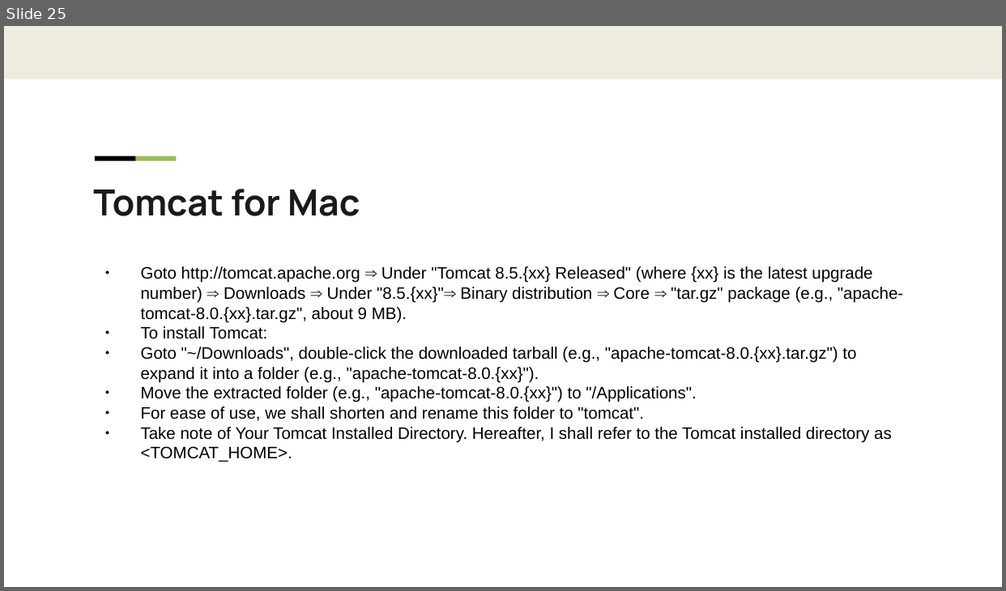
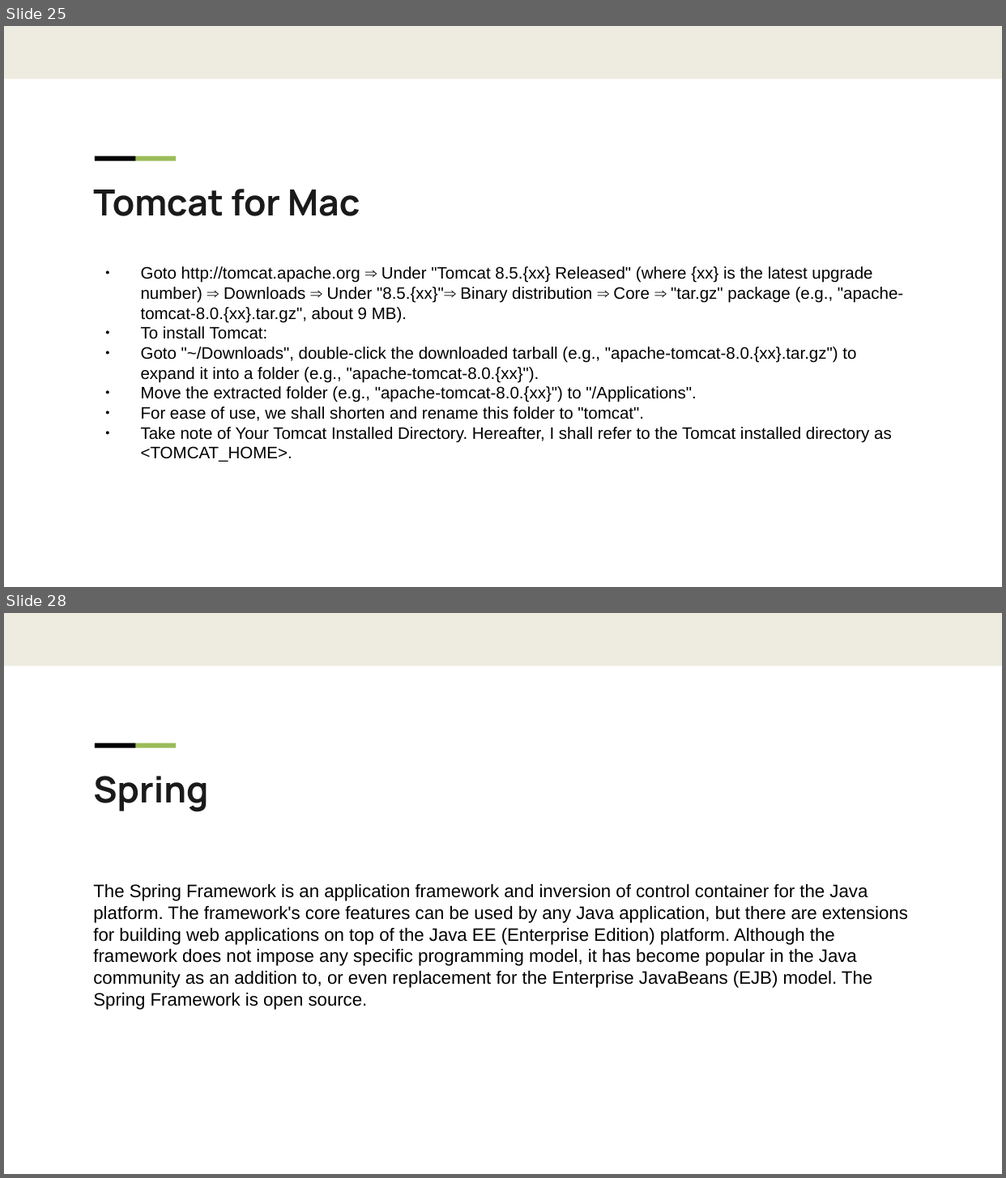
Before and after one commit to liangduo1993/javaee, a slide deck: JaveEE.pptx. Shown one above the other, each under a label of ours: slide 25 before the commit, slides 25 and 28 after it; the slides between them are not shown. The pictures are 1006x591 and 1006x1178 pixels, drawn with LibreOffice and Linux fonts; fonts in the diff are those of the drawing; background and template pictures are left out. Boxes give left, top, right and bottom in pixels: in the first picture for what was removed or moved away, otherwise in the second. Text is boxed around its words. In the diff, an @@ line names an element or a change of style, - is before the commit and + after.

```diff
--- a/JaveEE.pptx
+++ b/JaveEE.pptx
@@ slide 28 added at <box>4,613,1002,1174</box>, background #FFFFFF; not listed: 3 template elements that a slide beside it also shows @@
@@ text added at <box>93,776,208,812</box>, 26 pt, text #1A1A1A, bold @@
+Spring
@@ text added at <box>93,884,908,1010</box>, 13 pt, text #000000 @@
+The Spring Framework is an application framework and inversion of control container for the Java platform. The framework's core features can be used by any Java application, but there are extensions for building web applications on top of the Java EE (Enterprise Edition) platform. Although the framework does not impose any specific programming model, it has become popular in the Java community as an addition to, or even replacement for the Enterprise JavaBeans (EJB) model. The Spring Framework is open source.
```
Also in this commit, not shown: 3 slides changed, 3 other slides added, 17 other files.
